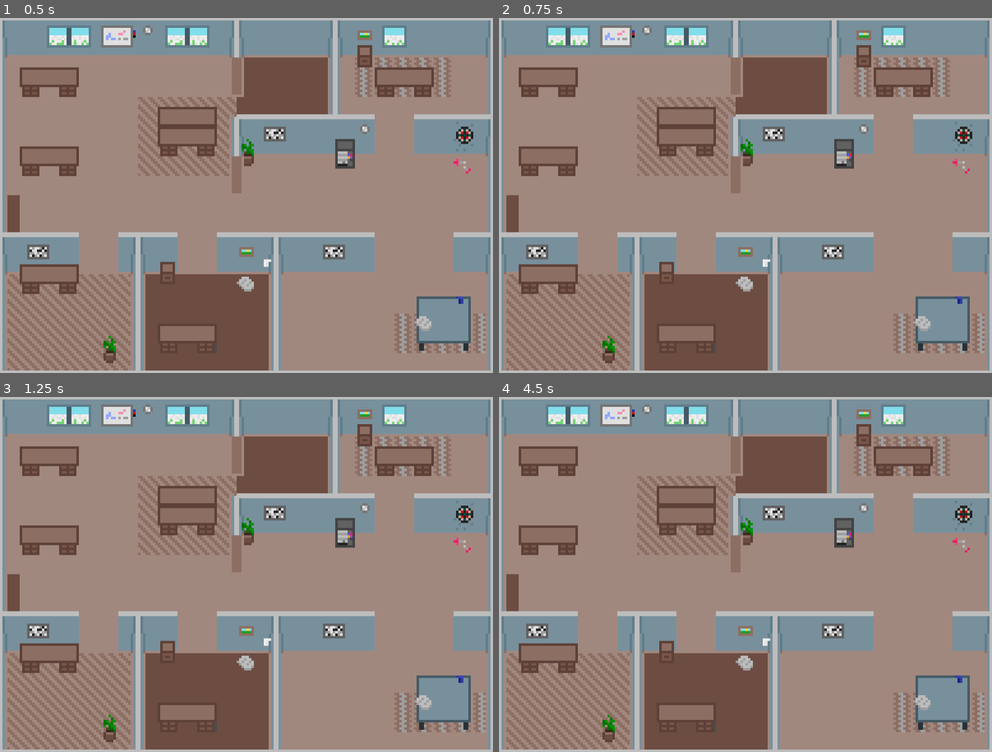
Above: before the commit, frames 1-4 (two rows, left to right).
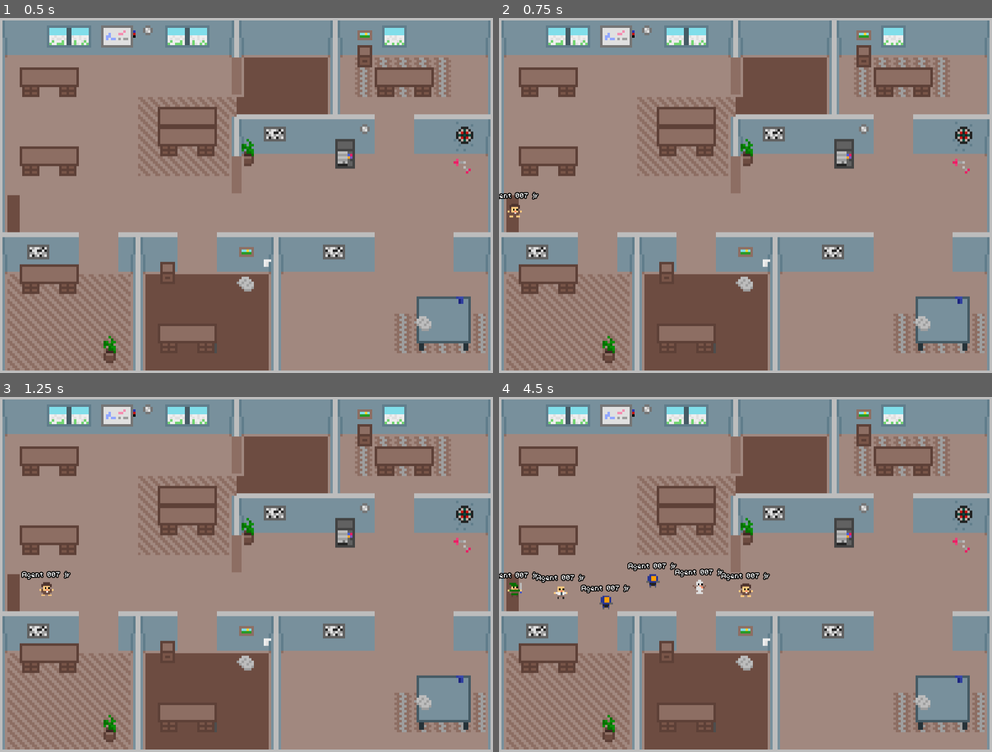
Above: after the commit, the same moments.

Repository: einord/agent-office
Game: Godot game, scene res://scenes/main.tscn
The game is run twice, just before and just after one commit, with the same random seed, the same clock (stepped at 60 frames per second) and the same inputs.
Inputs:
- Up to frame 1 (0.5 s): no input
- Up to frame 2 (0.75 s): tap Enter at 0.5 s; tap J at 0.6 s
- Up to frame 3 (1.25 s): no input
- Up to frame 4 (4.5 s): tap J every 0.75 s from 1.35 to 4.35 s

Frame 1 is identical in both runs. In frame 2, 0.2% of the frame differs, in the area x 0-9%, y 48-57%; in frame 3, 0.2%; in frame 4, 1.3%, in the area x 0-55%, y 46-60%.

Commit message:
feat: add jr suffix for sidechain agents and J key for testing
- Sidechain agents display "Name jr" suffix in their label
- Add J key shortcut to spawn sidechain agents for local testing
- Add debug logging for spawn function

Diff:
--- a/gui/agent-office/scenes/agent.gd
+++ b/gui/agent-office/scenes/agent.gd
@@ -67,8 +67,11 @@
 	_ui_layer.add_child(_name_label)
 
 ## Returns the formatted label text with display name and optional user name.
+## Sidechain agents get "jr" suffix.
 func _get_label_text() -> String:
 	var name_text = display_name if display_name != "" else "Agent 007"
+	if is_sidechain:
+		name_text += " jr"
 	if user_name != "":
 		return "%s (%s)" % [name_text, user_name]
 	return name_text
--- a/gui/agent-office/scenes/game.gd
+++ b/gui/agent-office/scenes/game.gd
@@ -263,12 +263,16 @@
 		_socket.send_text(json_str)
 
 ## Handles keyboard input for spawning and removing agents (for local testing).
+## +/= spawns agent, J spawns sidechain (jr), - removes agent
 func _unhandled_input(event: InputEvent) -> void:
 	if event is InputEventKey and event.pressed:
-		# Check for + key (unicode 43) or numpad add, or = key (US keyboard)
+		# + or = key spawns regular agent
 		if event.unicode == 43 or event.keycode == KEY_KP_ADD or event.keycode == KEY_EQUAL:
-			_spawn_agent()
-		# Check for - key (unicode 45) or numpad subtract
+			_spawn_agent(false)
+		# J key spawns sidechain (jr) agent
+		elif event.keycode == KEY_J:
+			_spawn_agent(true)
+		# - key removes agent
 		elif event.unicode == 45 or event.keycode == KEY_KP_SUBTRACT or event.keycode == KEY_MINUS:
 			_send_agent_to_exit()
 
@@ -327,7 +331,9 @@
 	return agent
 
 ## Spawns a new agent at the exit location for local testing (keyboard input).
-func _spawn_agent() -> void:
+## Use J key to spawn a sidechain (jr) agent.
+func _spawn_agent(is_sidechain: bool = false) -> void:
+	print("[Game] _spawn_agent called, is_sidechain=", is_sidechain)
 	if agent_scene == null:
 		push_error("Agent scene not assigned!")
 		return
@@ -343,6 +349,7 @@
 
 	# Set test display name
 	agent.display_name = "Agent 007"
+	agent.is_sidechain = is_sidechain
 
 	# Assign random sprite variant
 	if agent_variants.size() > 0:
